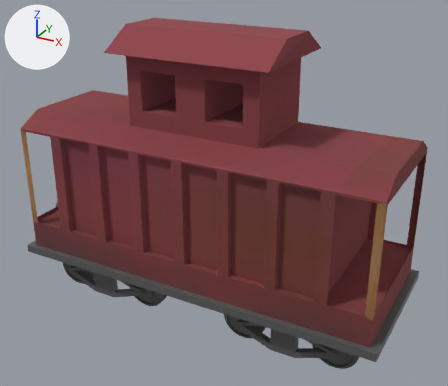
Renders of the Blender file assets/Caboose.blend from each side of a commit.
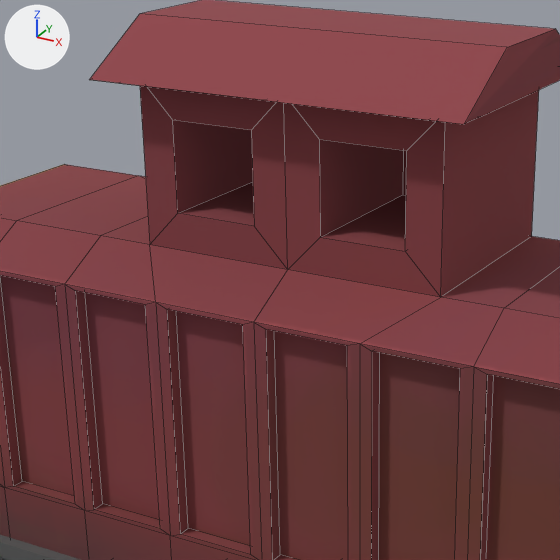
Each version is shown whole from a 50 mm camera at (4.08, -7.16, 3.77) aimed at (0.13, 0.03, 0.17), then close up on the part from 14% to 69% of the width and 5% to 68% of the height. Every picture has the same lights, and +X, +Y and +Z are marked at upper left. The close-ups show mesh edges as thin lines. The same objects are shown in both versions, whatever each file hides.

The first close-up shows 'Bottom', 'TrainCar.001'.
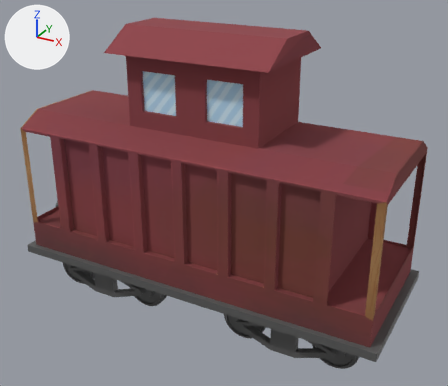
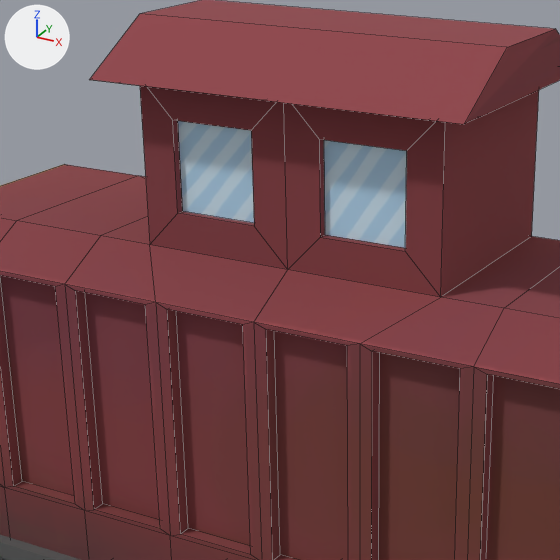
Changed parts and their boxes (x1, y1, x2, y2) in the close-ups (560 x 560 px; the box of a moved part takes in the faces that stretch with it):
part 1 of me_cube_002, moved or reshaped: (173, 120, 406, 251) in both
part 2 of me_cube_002, recoloured: before (403, 150, 407, 195); after (178, 121, 407, 248)

Patch to the scene script:
```diff
--- a/assets/Caboose.blend.py
+++ b/assets/Caboose.blend.py
@@ img_glassbase_png @@
+img_glassbase_png = load_image('GlassBase.png', 'textures/GlassBase.png', 1024, 1024, 'sRGB')
@@ mat_glass @@
+mat_glass = principled_material('glass')
+mat_glass.texture = img_glassbase_png
@@ me_cube_002 @@
 me_cube_002.from_pydata(...)  # 240 vertices, 229 faces; spans x -2.68..2.68, y -1.0..1.0, z -1.0..2.5
 # used by ob_traincar_001; location = (0.0, 0.0, 0.0)
 # before: 232 (0.22, 0.37, 1.98), 233 (0.22, 0.37, 1.43) at pixel (402, 194), 234 (0.75, 0.37, 1.43), 235 (0.75, 0.37, 1.98), 236 (-0.22, 0.37, 1.98)
 # before: 237 (-0.22, 0.37, 1.43), 238 (-0.75, 0.37, 1.43), 239 (-0.75, 0.37, 1.98)
+# me_cube_002 part 1
+for i in [*range(232, 240)]: me_cube_002.vertices[i].co += Vector((0.0, -0.95, 0.0))
+# me_cube_002 part 2: 2 faces spanning x -0.75..0.75, y -0.58, z 1.43..1.98 switch from mat_material_002 (picture img_maincarcolor) to mat_glass (picture img_glassbase_png)
```
